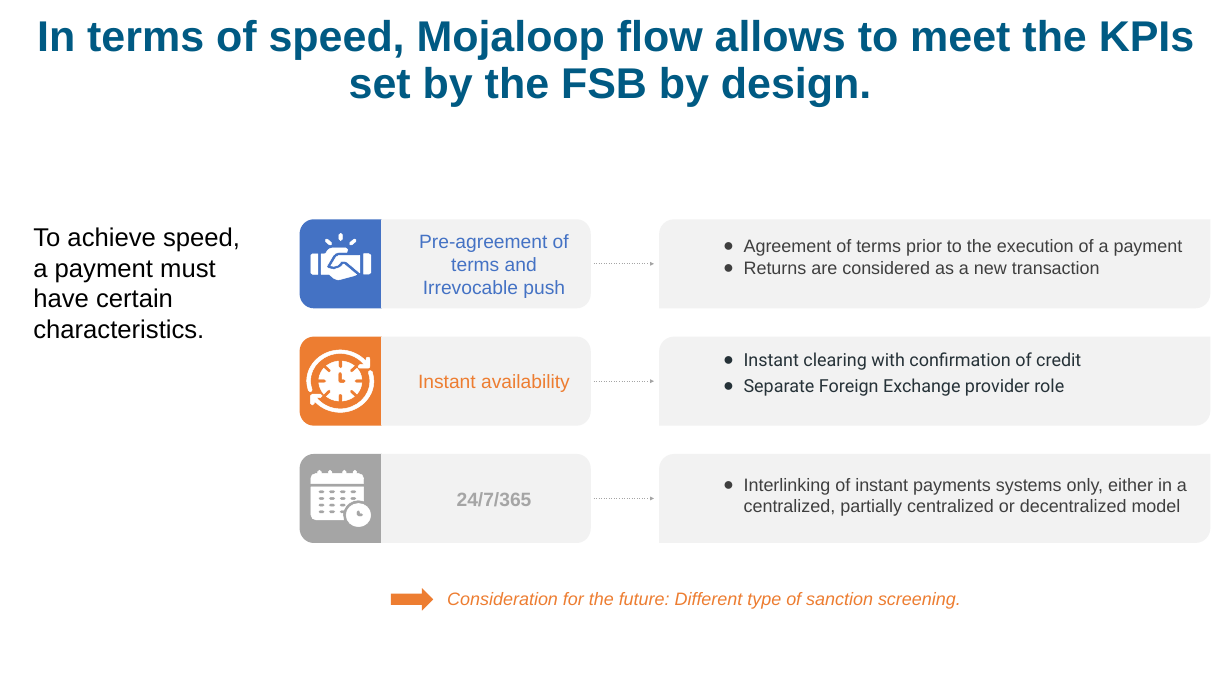
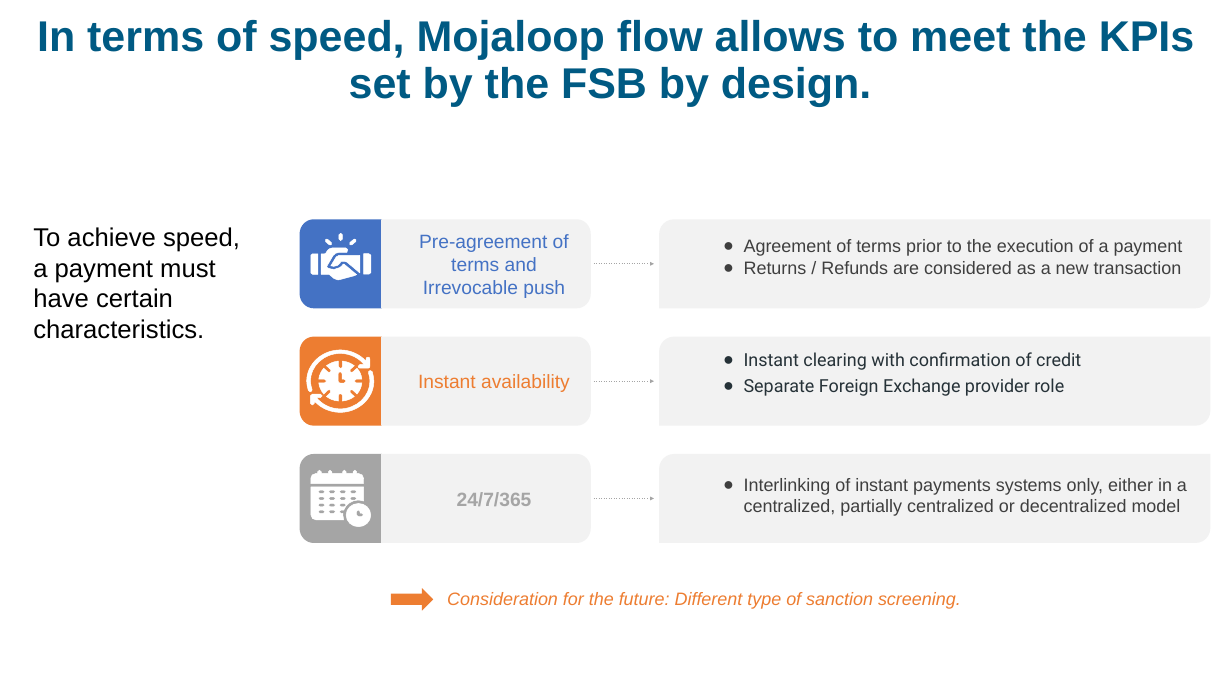
Before and after one commit to mojaloop/documentation-artifacts, a slide deck: slide 6 of presentations/pi_24_mar_2024/presentations/Inclusive_Cross_Border_Payments_Julie_Guetta_20240325.pptx. Drawn at 1232x693 pixels with LibreOffice and Linux fonts; fonts in the diff are those of the drawing; background and template pictures are left out. Boxes give left, top, right and bottom in pixels: in the first picture for what was removed or moved away, otherwise in the second. Text is boxed around its words. In the diff, an @@ line names an element or a change of style, - is before the commit and + after.

```diff
--- a/presentations/pi_24_mar_2024/presentations/Inclusive_Cross_Border_Payments_Julie_Guetta_20240325.pptx
+++ b/presentations/pi_24_mar_2024/presentations/Inclusive_Cross_Border_Payments_Julie_Guetta_20240325.pptx
@@ text at box(744, 261, 1182, 274): text changed @@
-● Returns are considered as a new transaction
+● Returns / Refunds are considered as a new transaction
```
Also in this commit, not shown: 2 other slides changed.
